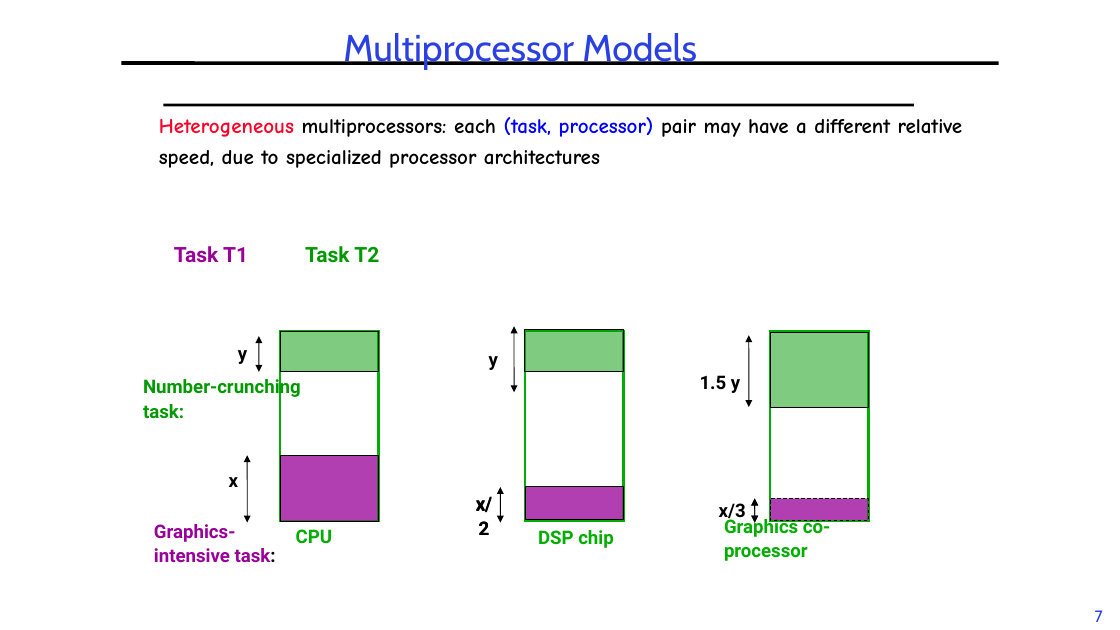
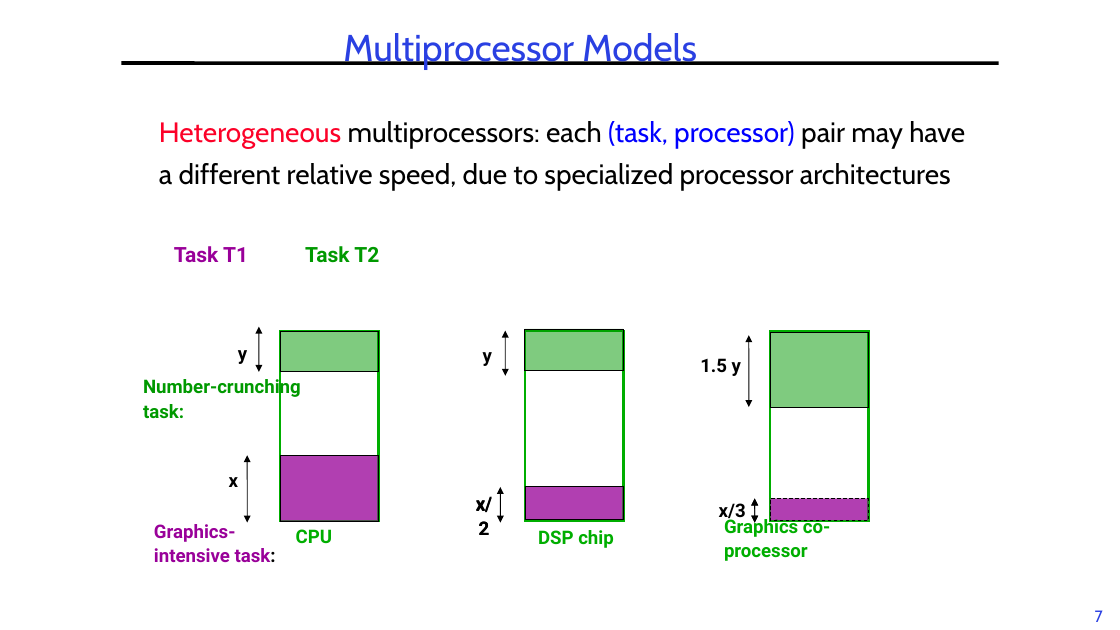
Before and after one commit to guhofstra/CSC256Fa25, a slide deck: slide 7 of PPTs/L6-RTScheduling II.pptx. Drawn at 1120x630 pixels with LibreOffice and Linux fonts; fonts in the diff are those of the drawing. Boxes give left, top, right and bottom in pixels: in the first picture for what was removed or moved away, otherwise in the second. Text is boxed around its words. In the diff, an @@ line names an element or a change of style, - is before the commit and + after.

```diff
--- a/PPTs/L6-RTScheduling II.pptx
+++ b/PPTs/L6-RTScheduling II.pptx
@@ text "Heterogeneous multiprocessors: each (task, processor) ..." at box(159, 121, 965, 191): size 18 to 24 pt, font Comic Neue to Cabin, bold off; more space between paragraphs @@
@@ line removed from (163, 105) to (914, 105) @@
@@ double arrow moved from (259, 336) - (259, 372) to (259, 327) - (259, 372) @@
@@ text "y": place and size @@
-text "y" at box(489, 356, 498, 370)
+text "y" at box(483, 352, 492, 366)
@@ double arrow moved from (514, 327) - (514, 392) to (506, 331) - (506, 376) @@
@@ text "1.5 y": place and size @@
-text "1.5 y" at box(700, 375, 740, 393)
+text "1.5 y" at box(700, 358, 741, 376)
```
Also in this commit, not shown: 9 other slides changed, 4 other files.
